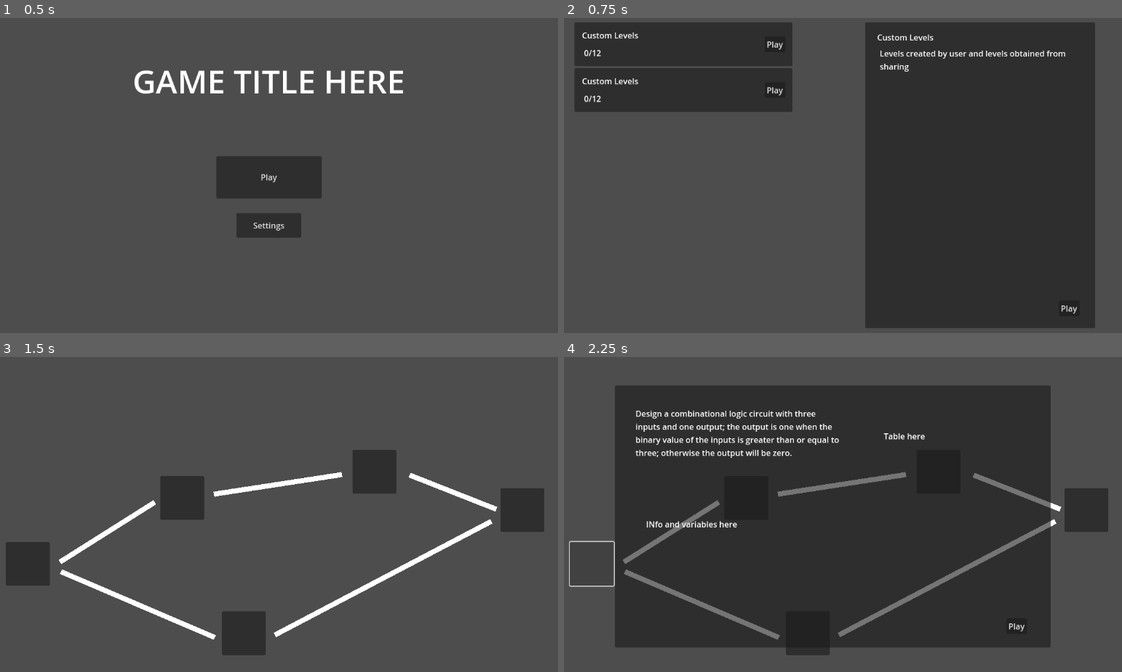
Above: before the commit, frames 1-4 (two rows, left to right).
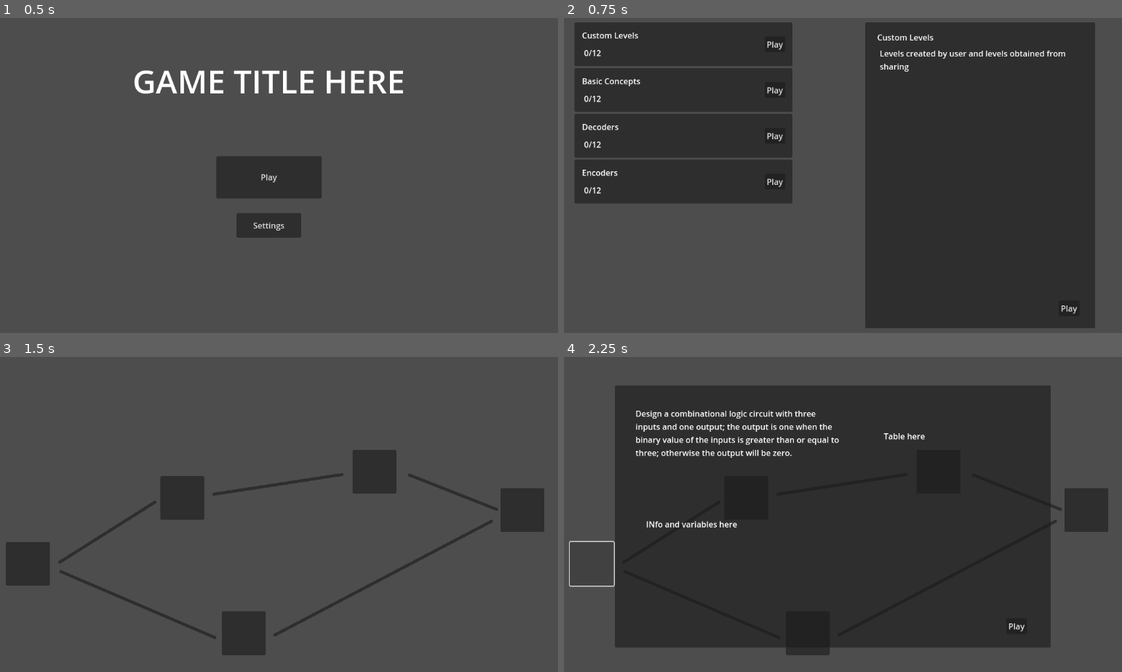
Above: after the commit, the same moments.

Repository: sininen-blue/logic-gate-tesseract
Game: Godot game, scene res://ui/title_page.tscn
Two runs of this game, one before a commit and one after it. Both use one fixed random seed, a clock stepped at 60 frames per second and the inputs below.
Inputs (mouse positions are in pixels of both pictures, inside the frame that each line leads up to):
- Up to frame 1 (0.5 s): no input
- Up to frame 2 (0.75 s): click "Play" at 0.5 s
- Up to frame 3 (1.5 s): click "Play" at 1.25 s
- Up to frame 4 (2.25 s): click (591, 564) at 2 s

Frame 1 is identical in both runs. In frame 2, 11% of the frame differs, in the area x 1-41%, y 19-59%; in frame 3, 2.3%; in frame 4, 2.2%.

Commit message:
added stage clear thing

Diff:
--- a/simulation/connection_line.tscn
+++ b/simulation/connection_line.tscn
@@ -3,4 +3,8 @@
 [ext_resource type="Script" path="res://connection_line.gd" id="1_2ts1l"]
 
 [node name="ConnectionLine" type="Line2D"]
+width = 6.0
+joint_mode = 1
+begin_cap_mode = 2
+end_cap_mode = 2
 script = ExtResource("1_2ts1l")
--- a/simulation/gate.gd
+++ b/simulation/gate.gd
@@ -49,8 +49,10 @@
 	draggable = false
 
 func handle_textures() -> void:
-	## TODO: figure out a way to change this so it only runs
+	## TODO: figure out a way to change this so it only runs (setget?)
 	## when the value changes instead of per frame
+	## Also I know for a fact that I can do this better
+	## probably just have a singular function that changes the string
 	if value == 1:
 		match gate_type:
 			"And":
--- a/simulation/simulation-manager.gd
+++ b/simulation/simulation-manager.gd
@@ -311,7 +311,7 @@
 		CREATING_CONNECTION:
 			pass
 
-
+## TODO: fix this to be less ugly
 func handle_gate_values(gate):
 	match gate.type:
 			"And":
--- a/simulation/simulation.tscn
+++ b/simulation/simulation.tscn
@@ -88,6 +88,69 @@
 grow_horizontal = 0
 text = "RUN"
 
+[node name="InfoButton" type="Button" parent="CanvasLayer/UI"]
+layout_mode = 1
+anchors_preset = 3
+anchor_left = 1.0
+anchor_top = 1.0
+anchor_right = 1.0
+anchor_bottom = 1.0
+offset_left = -167.0
+offset_top = -60.0
+offset_right = -21.0
+offset_bottom = -29.0
+grow_horizontal = 0
+grow_vertical = 0
+text = "Level Information"
+
+[node name="LevelInfo" type="Panel" parent="CanvasLayer/UI"]
+visible = false
+layout_mode = 1
+anchors_preset = 8
+anchor_left = 0.5
+anchor_top = 0.5
+anchor_right = 0.5
+anchor_bottom = 0.5
+offset_left = -432.0
+offset_top = -260.5
+offset_right = 432.0
+offset_bottom = 260.5
+grow_horizontal = 2
+grow_vertical = 2
+
+[node name="Label" type="Label" parent="CanvasLayer/UI/LevelInfo"]
+layout_mode = 0
+offset_left = 41.0
+offset_top = 44.0
+offset_right = 450.0
+offset_bottom = 240.0
+text = "Design a combinational logic circuit with three inputs and one output; the output is one when the binary value of the inputs is greater than or equal to three; otherwise the output will be zero. "
+autowrap_mode = 3
+
+[node name="Label2" type="Label" parent="CanvasLayer/UI/LevelInfo"]
+layout_mode = 0
+offset_left = 533.0
+offset_top = 88.5
+offset_right = 830.0
+offset_bottom = 394.5
+text = "Table here"
+
+[node name="Label3" type="Label" parent="CanvasLayer/UI/LevelInfo"]
+layout_mode = 0
+offset_left = 62.0
+offset_top = 264.0
+offset_right = 425.0
+offset_bottom = 465.0
+text = "INfo and variables here"
+
+[node name="Button" type="Button" parent="CanvasLayer/UI/LevelInfo"]
+layout_mode = 0
+offset_left = 776.0
+offset_top = 462.5
+offset_right = 817.0
+offset_bottom = 493.5
+text = "Play"
+
 [connection signal="pressed" from="CanvasLayer/UI/FlowContainer/and" to="." method="_on_and_pressed"]
 [connection signal="pressed" from="CanvasLayer/UI/FlowContainer/or" to="." method="_on_or_pressed"]
 [connection signal="pressed" from="CanvasLayer/UI/FlowContainer/xor" to="." method="_on_xor_pressed"]
--- /dev/null
+++ b/ui/level_complete.tscn
@@ -0,0 +1,107 @@
+[gd_scene format=3 uid="uid://drcweefw840r3"]
+
+[node name="LevelComplete" type="Control"]
+layout_mode = 3
+anchors_preset = 15
+anchor_right = 1.0
+anchor_bottom = 1.0
+grow_horizontal = 2
+grow_vertical = 2
+metadata/_edit_lock_ = true
+
+[node name="Leaderboard" type="Panel" parent="."]
+layout_mode = 1
+anchors_preset = 13
+anchor_left = 0.5
+anchor_right = 0.5
+anchor_bottom = 1.0
+offset_left = -552.0
+offset_top = 39.0
+offset_right = -216.0
+offset_bottom = -57.0
+grow_horizontal = 2
+grow_vertical = 2
+
+[node name="Label" type="Label" parent="Leaderboard"]
+layout_mode = 0
+offset_left = 39.0
+offset_top = 16.0
+offset_right = 79.0
+offset_bottom = 39.0
+text = "Leaderboard"
+
+[node name="LevelPass" type="Panel" parent="."]
+layout_mode = 1
+anchors_preset = 13
+anchor_left = 0.5
+anchor_right = 0.5
+anchor_bottom = 1.0
+offset_left = -187.0
+offset_top = 37.0
+offset_right = 149.0
+offset_bottom = -59.0
+grow_horizontal = 2
+grow_vertical = 2
+
+[node name="Label" type="Label" parent="LevelPass"]
+layout_mode = 1
+anchors_preset = 5
+anchor_left = 0.5
+anchor_right = 0.5
+offset_left = -54.0
+offset_top = 59.0
+offset_right = 55.0
+offset_bottom = 82.0
+grow_horizontal = 2
+text = "LEVEL PASSED"
+
+[node name="Button" type="Button" parent="LevelPass"]
+layout_mode = 1
+anchors_preset = 7
+anchor_left = 0.5
+anchor_top = 1.0
+anchor_right = 0.5
+anchor_bottom = 1.0
+offset_left = -81.0
+offset_top = -114.0
+offset_right = 108.0
+offset_bottom = -41.0
+grow_horizontal = 2
+grow_vertical = 0
+text = "Retry"
+
+[node name="TruthTable" type="Panel" parent="."]
+layout_mode = 1
+anchors_preset = 13
+anchor_left = 0.5
+anchor_right = 0.5
+anchor_bottom = 1.0
+offset_left = 171.0
+offset_top = 38.0
+offset_right = 546.0
+offset_bottom = -170.0
+grow_horizontal = 2
+grow_vertical = 2
+
+[node name="Label" type="Label" parent="TruthTable"]
+layout_mode = 0
+offset_left = 43.0
+offset_top = 30.0
+offset_right = 83.0
+offset_bottom = 53.0
+text = "Truth Table"
+
+[node name="Button" type="Button" parent="."]
+layout_mode = 1
+anchors_preset = 8
+anchor_left = 0.5
+anchor_top = 0.5
+anchor_right = 0.5
+anchor_bottom = 0.5
+offset_left = 191.0
+offset_top = 171.0
+offset_right = 525.0
+offset_bottom = 254.0
+grow_horizontal = 2
+grow_vertical = 2
+text = "continue"
--- a/ui/level_select.tscn
+++ b/ui/level_select.tscn
@@ -14,22 +14,47 @@
 
 [node name="Line2D" type="Line2D" parent="."]
 points = PackedVector2Array(162, 415, 350, 296)
+width = 6.0
+default_color = Color(0.180392, 0.180392, 0.180392, 1)
+joint_mode = 2
+begin_cap_mode = 2
+end_cap_mode = 2
 
 [node name="Line2D2" type="Line2D" parent="."]
 position = Vector2(306, -121)
 points = PackedVector2Array(161, 401, 415, 362)
+width = 6.0
+default_color = Color(0.180392, 0.180392, 0.180392, 1)
+joint_mode = 2
+begin_cap_mode = 2
+end_cap_mode = 2
 
 [node name="Line2D3" type="Line2D" parent="."]
 position = Vector2(694, -159)
 points = PackedVector2Array(161, 401, 333, 469)
+width = 6.0
+default_color = Color(0.180392, 0.180392, 0.180392, 1)
+joint_mode = 2
+begin_cap_mode = 2
+end_cap_mode = 2
 
 [node name="Line2D4" type="Line2D" parent="."]
 position = Vector2(3, 33)
 points = PackedVector2Array(161, 401, 466, 532)
+width = 6.0
+default_color = Color(0.180392, 0.180392, 0.180392, 1)
+joint_mode = 2
+begin_cap_mode = 2
+end_cap_mode = 2
 
 [node name="Line2D5" type="Line2D" parent="."]
 position = Vector2(427, 159)
 points = PackedVector2Array(161, 401, 590, 175)
+width = 6.0
+default_color = Color(0.180392, 0.180392, 0.180392, 1)
+joint_mode = 2
+begin_cap_mode = 2
+end_cap_mode = 2
 
 [node name="LevelButton" type="Button" parent="."]
 layout_mode = 0
--- a/ui/stage_select.tscn
+++ b/ui/stage_select.tscn
@@ -68,7 +68,7 @@
 offset_top = 14.0
 offset_right = 127.0
 offset_bottom = 37.0
-text = "Custom Levels"
+text = "Basic Concepts"
 
 [node name="ProgressLabel" type="Label" parent="VBoxContainer/StagePanel6"]
 layout_mode = 0
@@ -79,6 +79,76 @@
 text = "0/12"
 
 [node name="PlayButton" type="Button" parent="VBoxContainer/StagePanel6"]
+layout_mode = 1
+anchors_preset = 6
+anchor_left = 1.0
+anchor_top = 0.5
+anchor_right = 1.0
+anchor_bottom = 0.5
+offset_left = -55.0
+offset_top = -15.5
+offset_right = -14.0
+offset_bottom = 15.5
+grow_horizontal = 0
+grow_vertical = 2
+text = "Play"
+
+[node name="StagePanel7" type="Panel" parent="VBoxContainer"]
+custom_minimum_size = Vector2(242, 87)
+layout_mode = 2
+
+[node name="StageLabel" type="Label" parent="VBoxContainer/StagePanel7"]
+layout_mode = 0
+offset_left = 15.0
+offset_top = 14.0
+offset_right = 127.0
+offset_bottom = 37.0
+text = "Decoders"
+
+[node name="ProgressLabel" type="Label" parent="VBoxContainer/StagePanel7"]
+layout_mode = 0
+offset_left = 19.0
+offset_top = 49.0
+offset_right = 59.0
+offset_bottom = 72.0
+text = "0/12"
+
+[node name="PlayButton" type="Button" parent="VBoxContainer/StagePanel7"]
+layout_mode = 1
+anchors_preset = 6
+anchor_left = 1.0
+anchor_top = 0.5
+anchor_right = 1.0
+anchor_bottom = 0.5
+offset_left = -55.0
+offset_top = -15.5
+offset_right = -14.0
+offset_bottom = 15.5
+grow_horizontal = 0
+grow_vertical = 2
+text = "Play"
+
+[node name="StagePanel8" type="Panel" parent="VBoxContainer"]
+custom_minimum_size = Vector2(242, 87)
+layout_mode = 2
+
+[node name="StageLabel" type="Label" parent="VBoxContainer/StagePanel8"]
+layout_mode = 0
+offset_left = 15.0
+offset_top = 14.0
+offset_right = 127.0
+offset_bottom = 37.0
+text = "Encoders"
+
+[node name="ProgressLabel" type="Label" parent="VBoxContainer/StagePanel8"]
+layout_mode = 0
+offset_left = 19.0
+offset_top = 49.0
+offset_right = 59.0
+offset_bottom = 72.0
+text = "0/12"
+
+[node name="PlayButton" type="Button" parent="VBoxContainer/StagePanel8"]
 layout_mode = 1
 anchors_preset = 6
 anchor_left = 1.0
